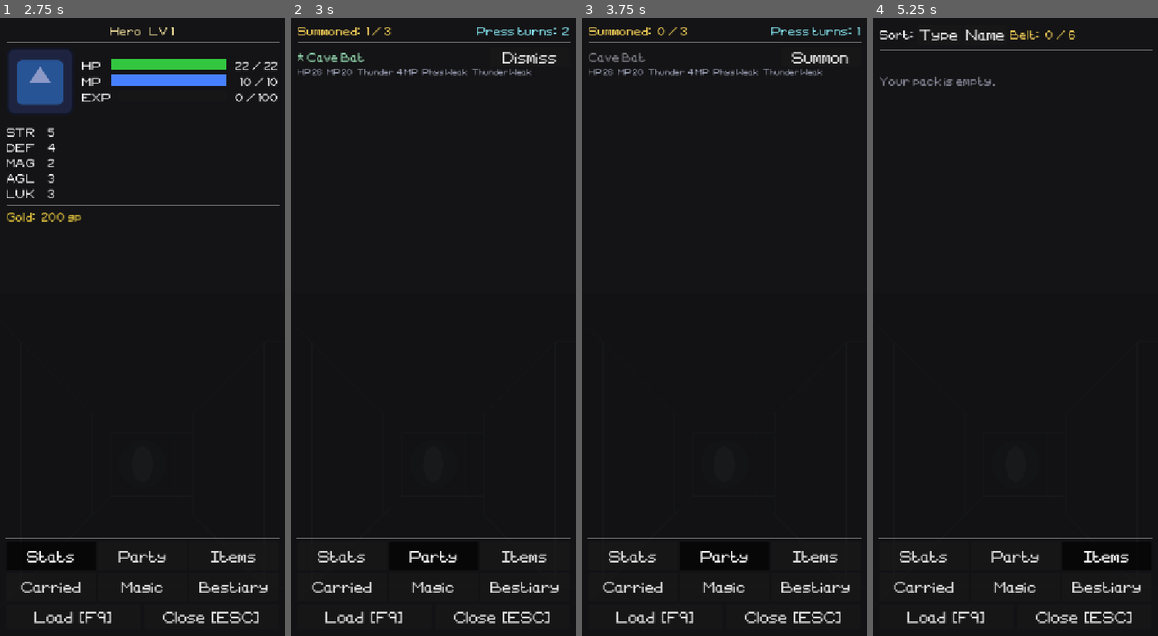
Above: before the commit, frames 1-4 (left to right).
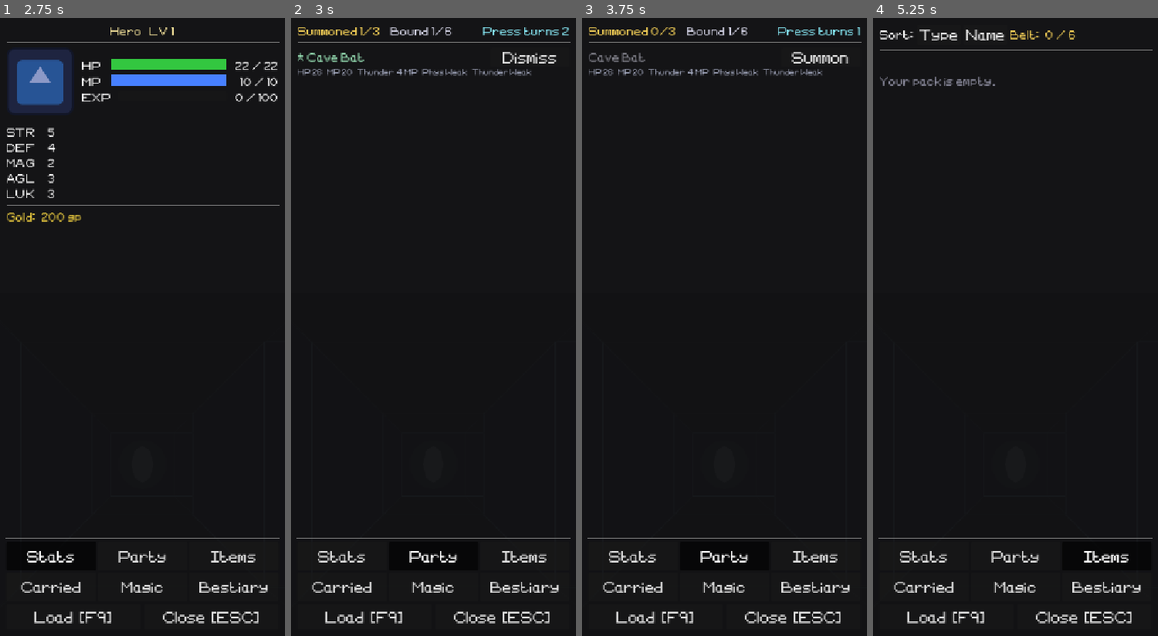
Above: after the commit, the same moments.

Repository: tausiftt5238/four-dragons-deep
Game: Godot game, scene res://scenes/title.tscn
Same seed, same stepped clock (60 frames per second), same inputs: the game is played once before the commit and once after it.
Inputs:
- Up to frame 1 (2.75 s): click "NEW GAME" at 0.5 s; click "Menu" at 1.25 s; click "Stats" at 2 s
- Up to frame 2 (3 s): click "Party" at 2.75 s
- Up to frame 3 (3.75 s): click "Dismiss" at 3.5 s
- Up to frame 4 (5.25 s): click "Summon" at 4.25 s; click "Items" at 5 s

Frame 1 is identical in both runs. In frame 2, 0.4% of the frame differs, in the area x 23-95%, y 1-3%; in frame 3, 0.5%, in the area x 23-96%, y 1-3%; in frame 4, nothing differs.

Commit message:
six demons answer to you at most, and one that walked off stops being talked to
A departed demon is still alive, so the target check kept it; with one foe
left the picker is skipped and Talk went straight back to it.

Co-Authored-By: Claude Opus 5 <noreply@anthropic.com>

Diff:
--- a/scripts/entities/player_character.gd
+++ b/scripts/entities/player_character.gd
@@ -131,9 +131,21 @@
 	bound_level.erase(demon_name)
 
 
+# How many demons can answer to him at once, summoned and benched together.
+# Past this a new one has to be paid off, or something sold at an orb first.
+const ROSTER_SIZE: int = 6
+
+
+# Room for one more name — or this one is already on the list.
+func can_bind(demon_name: String) -> bool:
+	return demon_name in recruited or recruited.size() < ROSTER_SIZE
+
+
 # Newly bound demons take a free slot on their own, so a first recruit is
-# usable without a trip to the menu.
+# usable without a trip to the menu. A full roster turns the demon away.
 func remember_recruit(demon_name: String, lv: int = 1) -> void:
+	if not can_bind(demon_name):
+		return
 	if demon_name not in recruited:
 		recruited.append(demon_name)
 	# Keep the best one ever bound: re-catching a weaker copy should never
--- a/scripts/ui/combat_scene.gd
+++ b/scripts/ui/combat_scene.gd
@@ -553,6 +553,13 @@
 		_prompt_tribute()
 		return true
 
+	# No room for it: the plea turns into the same payoff a duplicate gives.
+	if not player.can_bind(enemy.enemy_name):
+		_log("[color=#ffd479]%s begs to come with you — but six already do. It pays its way out instead.[/color]"
+				% enemy.display_name())
+		_prompt_tribute()
+		return true
+
 	_log("[color=#ffd479]%s stops fighting and begs to be taken with you.[/color]"
 			% enemy.display_name())
 	_prompt_beg()
@@ -1234,9 +1241,12 @@
 	return out
 
 
-# Keeps the targeted foe on something that is still standing.
+# Keeps the targeted foe on something that is still standing — and still on
+# the field. A demon that talked its way out is alive, so checking HP alone left
+# it targeted, and with one foe left the picker is skipped: Talk went straight
+# back to the one that had gone.
 func _ensure_target() -> void:
-	if enemy != null and enemy.is_alive():
+	if enemy != null and enemy.is_alive() and enemy in foes:
 		return
 	var living: Array[Enemy] = _living_foes()
 	if not living.is_empty():
@@ -1588,6 +1598,12 @@
 				# it knows what that means. It pays its way out instead.
 				if enemy.enemy_name in player.recruited:
 					_log("[color=#ffd479]%s looks past you — and sees its own face already standing with you.[/color]"
+							% enemy.display_name())
+					_prompt_tribute(false)
+					return
+				# Six already answer to you, so there is nothing to bargain for.
+				if not player.can_bind(enemy.enemy_name):
+					_log("[color=#ffd479]%s would come — but six already answer to you. It pays its way out.[/color]"
 							% enemy.display_name())
 					_prompt_tribute(false)
 					return
--- a/scripts/ui/menu_tab_party.gd
+++ b/scripts/ui/menu_tab_party.gd
@@ -20,14 +20,20 @@
 	_m._content.add_child(header)
 
 	var slots_lbl: Label = Label.new()
-	slots_lbl.text = "Summoned:  %d / %d" % [p.active_demons.size(), PlayerCharacter.ACTIVE_SLOTS]
+	slots_lbl.text = "Summoned %d/%d" % [p.active_demons.size(), PlayerCharacter.ACTIVE_SLOTS]
 	slots_lbl.size_flags_horizontal = Control.SIZE_EXPAND_FILL
 	slots_lbl.add_theme_color_override("font_color",
 		Color(1.0, 0.85, 0.35) if p.has_free_demon_slot() else Color(0.60, 0.62, 0.68))
 	header.add_child(slots_lbl)
 
+	var bound_lbl: Label = Label.new()
+	bound_lbl.text = "Bound %d/%d" % [p.recruited.size(), PlayerCharacter.ROSTER_SIZE]
+	bound_lbl.size_flags_horizontal = Control.SIZE_EXPAND_FILL
+	bound_lbl.add_theme_color_override("font_color", Color(0.85, 0.85, 0.92))
+	header.add_child(bound_lbl)
+
 	var icons_lbl: Label = Label.new()
-	icons_lbl.text = "Press turns:  %d" % (p.active_demons.size() + 1)
+	icons_lbl.text = "Press turns %d" % (p.active_demons.size() + 1)
 	icons_lbl.add_theme_color_override("font_color", Color(0.55, 0.95, 1.0))
 	header.add_child(icons_lbl)
 
--- a/scripts/ui/orb_ui.gd
+++ b/scripts/ui/orb_ui.gd
@@ -235,6 +235,7 @@
 func _bind_offer(list: SlotList, enemy_name: String) -> void:
 	var demon: Enemy = Enemy.make_from_name(enemy_name, floor_num)
 	var owned: bool = enemy_name in player.recruited
+	var full: bool = not player.can_bind(enemy_name)
 	var price: int = bind_price(demon)
 	var lines: Array[String] = []
 	for e: String in demon.attack_elements:
@@ -250,8 +251,8 @@
 			about,
 			"bound" if owned else "%d g" % price,
 			Color(0.55, 0.75, 0.60) if owned else Color(1.0, 0.85, 0.35),
-			"Bound" if owned else "Bind",
-			owned or player.gold < price,
+			"Bound" if owned else ("Full" if full else "Bind"),
+			owned or full or player.gold < price,
 			func() -> void:
 				if player.gold < price:
 					_set_status("Not enough gold.")
